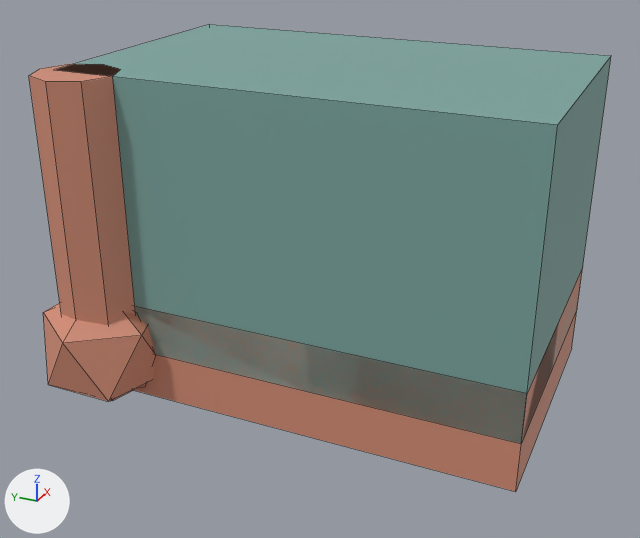
The FBX model Assets/_Project/Art/Models/Kit/TH_Tile_4.fbx, before and after one commit.
Rendered twice from a camera (50 mm lens) standing at (-1.27, -1.1, 0.889) and looking at (0.193, -0.441, 0.157). The lights are fixed; the arrows at lower left show +X, +Y and +Z. The first picture is the older version. Mesh edges are drawn as thin lines. Where no turn or scale is listed for an object, it has been applied to the vertices.

In view in the first picture: 'TH_Tile_4'.
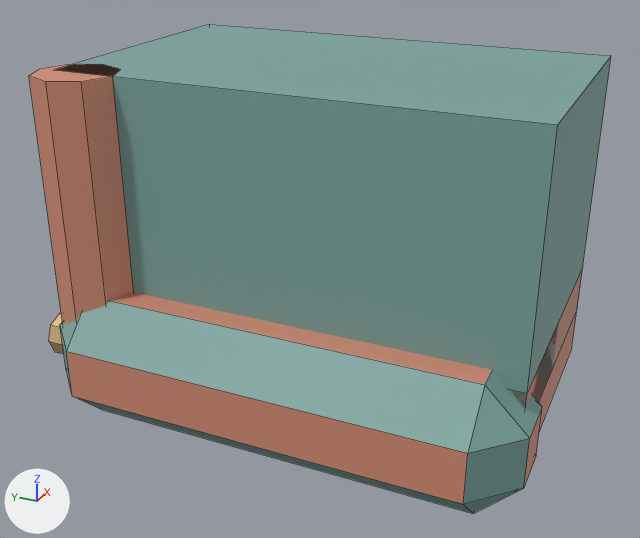
The change in detail:
Material 'Metal.TH' (mat_metal_th) is new.
Its base color is (0.76, 0.56, 0.26) (beige #e2c58b).
Its metallic is 0.6.
Its roughness is 0.55.
me_th_tile_4_001 is used by ob_th_tile_4; location (0.0, 0.0, 0.0).
me_th_tile_4_001 had 60 vertices, 52 faces and spanned x -0.125..0.55, y -0.9..0.07, z -0.14..0.55.
me_th_tile_4_001 now has 88 vertices, 68 faces and spans x -0.13..0.55, y -0.92..0.07, z -0.13..0.55.
me_th_tile_4_001 part 1: a new loose piece, an 8-sided cylinder along y spanning x -0.045..0.045, y 0.02..0.06, z -0.045..0.045, in mat_metal_th (beige #e2c58b).
Part 2, on me_th_tile_4_001:
11 vertices are removed from x -0.125..0.125, y -0.169..0.069, z -0.14..0.063.
20 faces are deleted.
1 vertex moves from x 0.0, y -0.05, z 0.14 to x 0.13, y -0.06, z 0.05.
15 vertices are added at x -0.13..0.13, y -0.92..0.02, z -0.13..0.13.
8 new vertices lie (0.1, 0.0, 0.0) away from vertices in x -0.05, y -0.92..0.02, z -0.13..0.13.
20 new faces join them, mat_body_th (greyish cyan #7ca6a0).
6 new faces join them, mat_trim_th (beige #d48e76).
me_th_tile_4_001 gains material mat_metal_th (beige #e2c58b).

Boxes (x1, y1, x2, y2) around the edits, measured in the pictures (640 x 538 px; the box of a moved part takes in the faces that stretch with it):
'TH_Tile_4', reshaped
    before: (29, 24, 611, 492)
    after: (29, 24, 611, 513)
part 1 of me_th_tile_4_001, added
    after: (49, 313, 64, 354)
part 2 of me_th_tile_4_001, moved or reshaped
    before: (43, 303, 155, 401)
    after: (60, 292, 542, 513)
